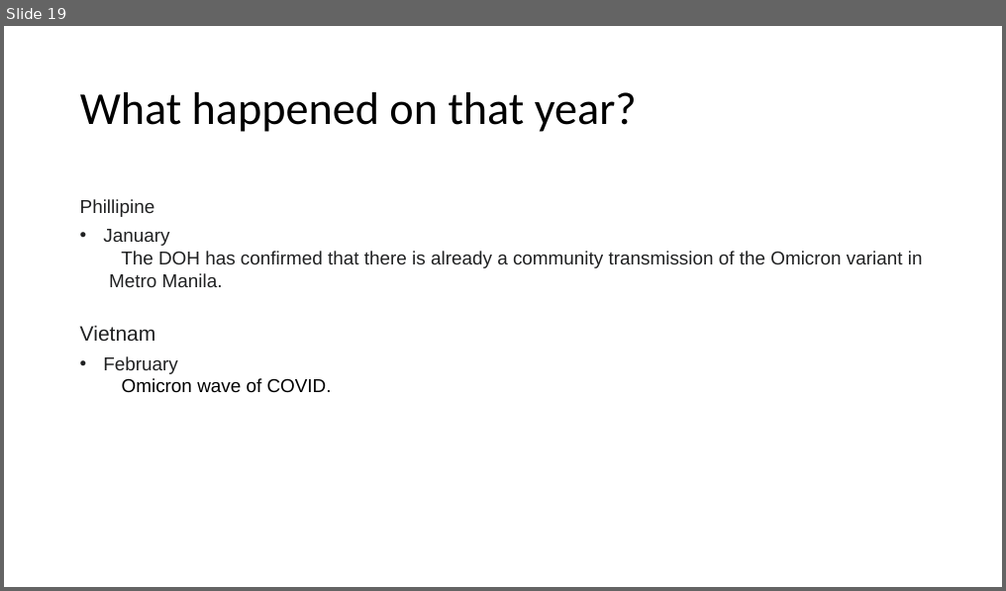
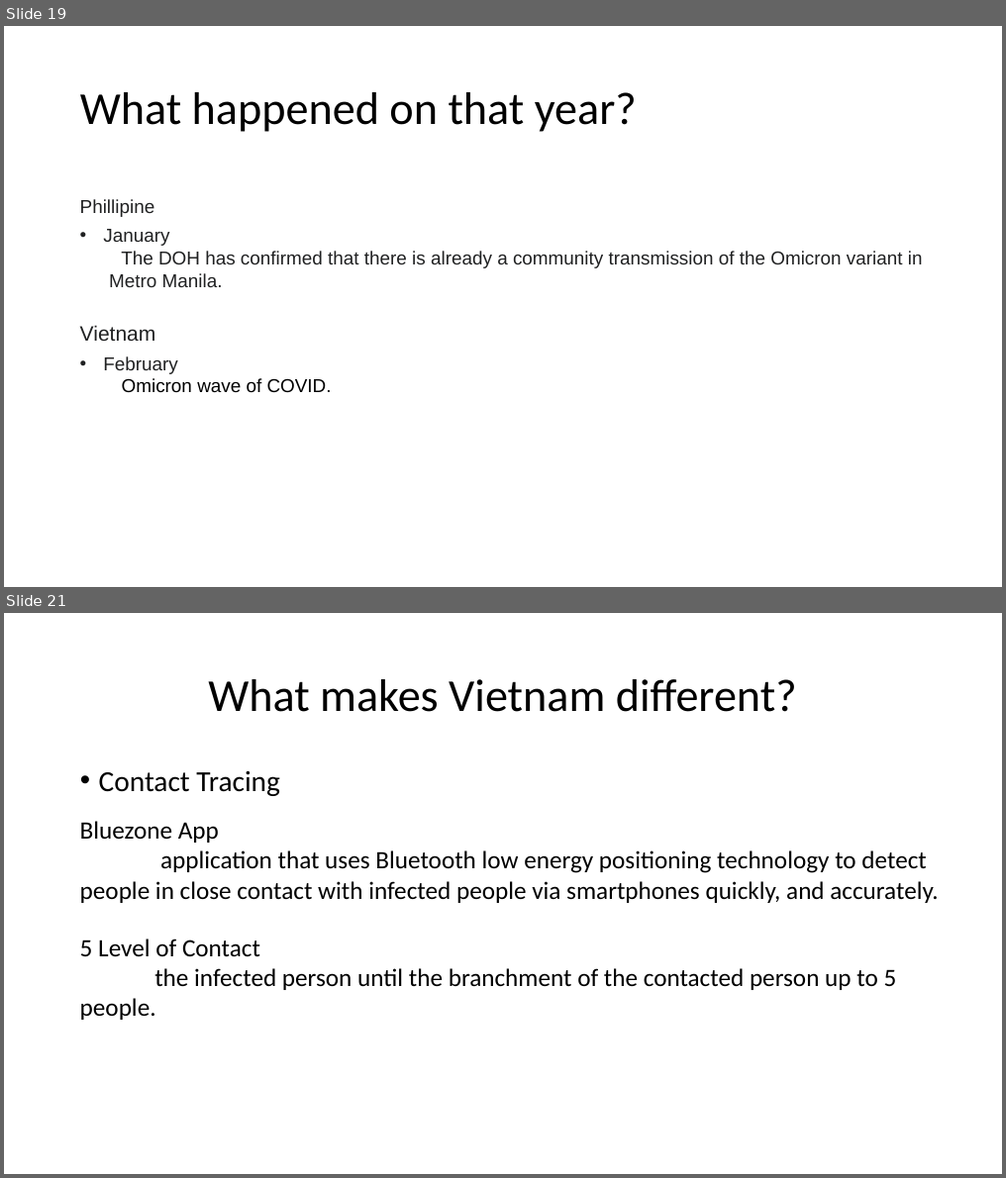
Before and after one commit to HadiSyahputraa/World-WIde-COVID, a slide deck: Final_Report.pptx. Shown one above the other, each under a label of ours: slide 19 before the commit, slides 19 and 21 after it; the slides between them are not shown. The pictures are 1006x591 and 1006x1178 pixels, drawn with LibreOffice and Linux fonts; fonts in the diff are those of the drawing. Boxes give left, top, right and bottom in pixels: in the first picture for what was removed or moved away, otherwise in the second. Text is boxed around its words. In the diff, an @@ line names an element or a change of style, - is before the commit and + after.

```diff
--- a/Final_Report.pptx
+++ b/Final_Report.pptx
@@ slide 21 added at [4, 613, 1002, 1174], background #FFFFFF @@
@@ title added at [208, 679, 797, 712], 44 pt, text #000000 @@
+What makes Vietnam different?
@@ text added at [99, 770, 280, 796], 28 pt, text #000000 @@
+• Contact Tracing
@@ text added at [80, 821, 938, 903], 24 pt, text #000000 @@
+Bluezone App
+application that uses Bluetooth low energy positioning technology to detect people in close contact with infected people via smartphones quickly, and accurately.
@@ text added at [80, 939, 897, 1020], 24 pt, text #000000 @@
+5 Level of Contact
+the infected person until the branchment of the contacted person up to 5 people.
```
Also in this commit, not shown: 1 slide changed, 6 other slides added, 5 slides removed.
